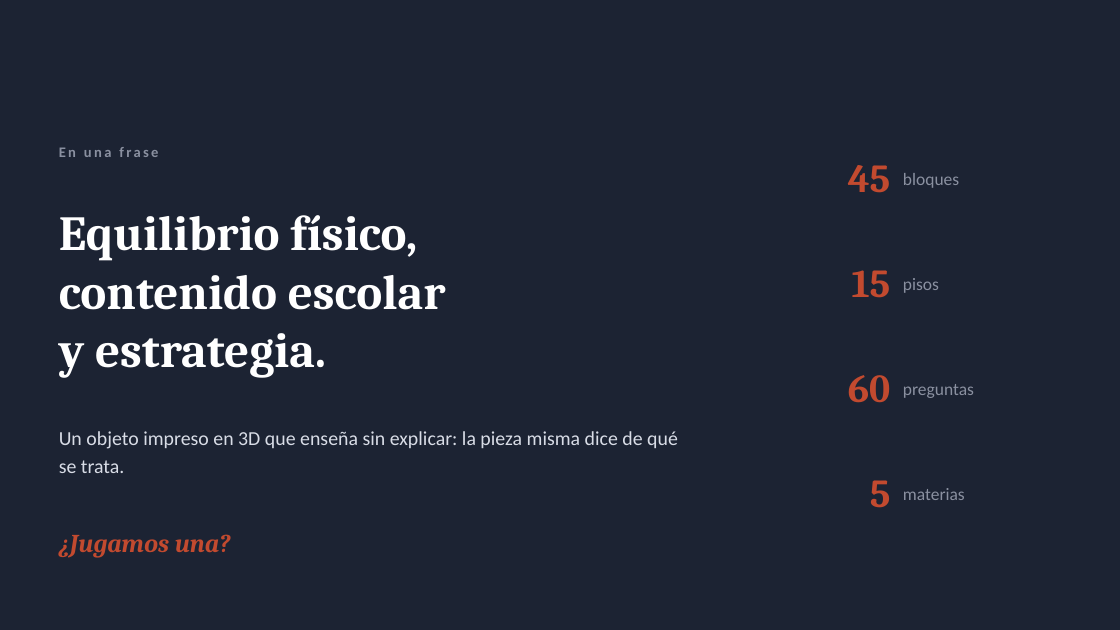
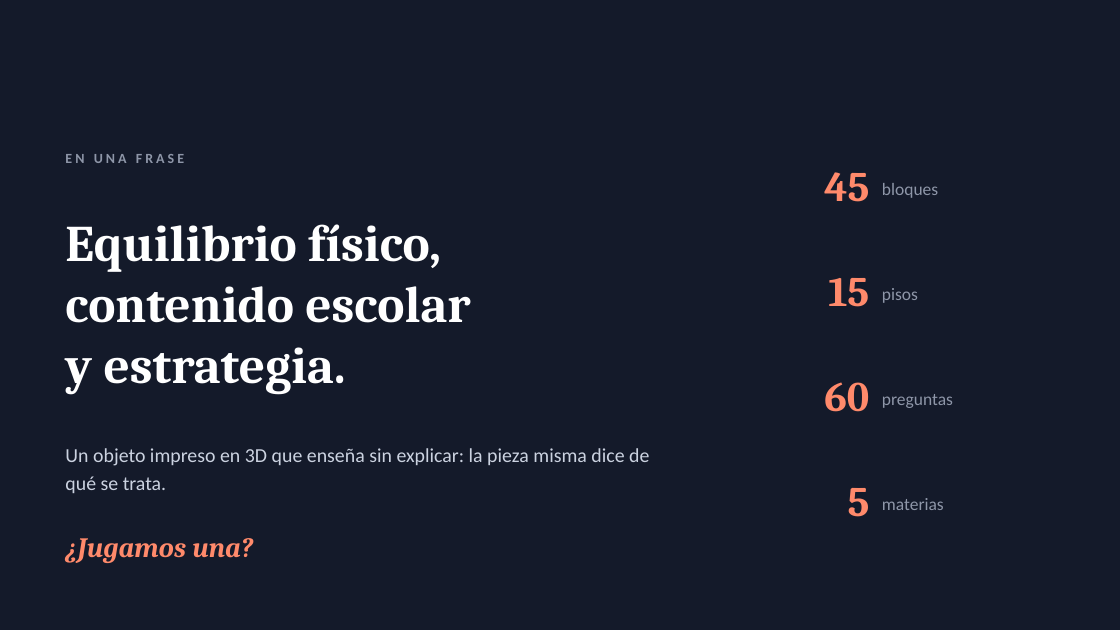
Before and after one commit to gonzabarde/Juego-Nieto, a slide deck: slide 8 of presentacion/Jenga_de_Cultura_General.pptx (slide 12 before the commit). Drawn at 1120x630 pixels with LibreOffice and Linux fonts; fonts in the diff are those of the drawing. Boxes give left, top, right and bottom in pixels: in the first picture for what was removed or moved away, otherwise in the second. Text is boxed around its words. In the diff, an @@ line names an element or a change of style, - is before the commit and + after.

Commit message:
Presentacion mas corta (8 diapositivas) y en PDF
De 12 diapositivas a 8. Se fusionaron "la idea" con la comparacion y
"las cartas" con "las piezas 3D"; las cinco materias pasaron a una tira
compacta dentro de la diapositiva del bloque, y se saco "como se
fabrica", que son instrucciones de impresion y ya estan en el README y
en las reglas.

Rediseño: fondo oscuro para portada, puntaje y cierre, y claro para el
resto; antetitulos en versalitas, tarjetas con sombra suave, cifras
grandes y mas aire en los margenes. Paleta un poco mas profunda.

Se agrega presentacion/Jenga_de_Cultura_General.pdf, para abrirla en
cualquier lado sin PowerPoint. El .pptx sigue estando, con las notas del
orador en cada diapositiva.

```diff
--- a/presentacion/Jenga_de_Cultura_General.pptx
+++ b/presentacion/Jenga_de_Cultura_General.pptx
@@ background #1C2333 to #141A2A @@
@@ text at box(65, 154, 184, 163): text changed; size 12.5 to 12 pt; text colour #8A90A0 to #8E96A8 @@
-En una frase
+EN UNA FRASE
@@ text "45": place and size @@
-text "45" at box(848, 165, 891, 193)
+text "45" at box(824, 172, 869, 202)
@@ text "bloques": place and size @@
-text "bloques" at box(903, 173, 959, 188)
+text "bloques" at box(882, 183, 938, 198)
@@ text "Equilibrio físico,": place and size @@
-text "Equilibrio físico," at box(59, 215, 446, 378)
+text "Equilibrio físico," at box(65, 224, 470, 394)
@@ text "Equilibrio físico," at box(65, 224, 470, 394): size 42 to 44 pt; line spacing 50pt to 52pt @@
@@ text "15": place and size @@
-text "15" at box(852, 270, 891, 298)
+text "15" at box(828, 278, 869, 307)
@@ text "pisos": place and size @@
-text "pisos" at box(903, 278, 939, 293)
+text "pisos" at box(882, 288, 918, 303)
@@ text "60": place and size @@
-text "60" at box(848, 375, 890, 403)
+text "60" at box(824, 382, 869, 412)
@@ text "preguntas": place and size @@
-text "preguntas" at box(903, 384, 974, 398)
+text "preguntas" at box(882, 394, 953, 408)
@@ text "Un objeto impreso en 3D ...": place and size @@
-text "Un objeto impreso en 3D ..." at box(59, 431, 678, 473)
+text "Un objeto impreso en 3D ..." at box(65, 448, 649, 493)
@@ text "Un objeto impreso en 3D ..." at box(65, 448, 649, 493): text colour #D8DCE6 to #CBD2E0 @@
@@ size 34 to 36 pt, text colour #C24A2F to #FF8A6B in 4 elements at box(824, 172, 869, 202), box(828, 278, 869, 307), box(824, 382, 869, 412), box(848, 488, 870, 517) @@
@@ text "5": place and size @@
-text "5" at box(870, 480, 891, 508)
+text "5" at box(848, 488, 870, 517)
@@ text colour #8A90A0 to #8E96A8 in 4 elements at box(882, 183, 938, 198), box(882, 288, 918, 303), box(882, 394, 953, 408), box(882, 498, 944, 510) @@
@@ text "materias": place and size @@
-text "materias" at box(903, 488, 965, 500)
+text "materias" at box(882, 498, 944, 510)
@@ text "¿Jugamos una?" at box(65, 538, 253, 563): size 22 to 24 pt, text colour #C24A2F to #FF8A6B @@
```
Also in this commit, not shown: 3 other slides changed, 4 slides added, 8 slides removed, 2 other files.
